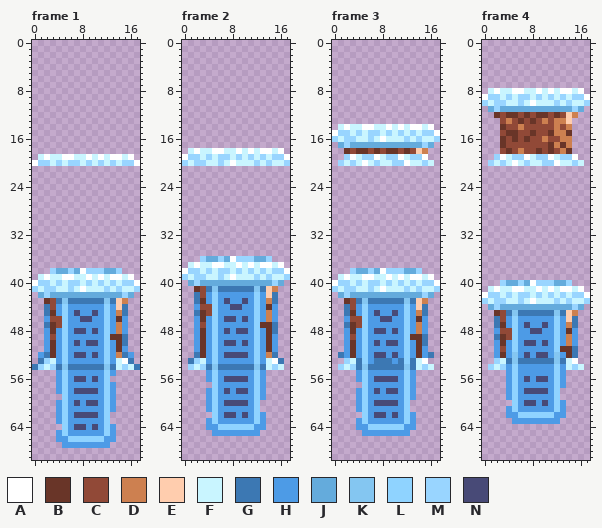
Pixel-art file, stored at Origins/Assets/Levels/Pedestal_hall/World_objects/ItemPedestal.aseprite. The picture above is the old version.
18x70 pixels, 17 frames. Shown: frame 1, frame 2, frame 3, frame 4. The old version is drawn lined up with the new one. The commit also changed other frames, which this record leaves out.
Visible layers, top first: "Opening", "Activation".
Palette (. is transparent): A #ffffff  B #693528  C #914937  D #cd8050  E #ffcdae  F #c9f5ff  G #3c78b3  H #4d9be6  J #64abdc  K #84c6f1  L #8fd3ff  M #99d5ff  N #484a77
Pixels before, frame 1, first column x 0:
19 .FAFFAAFFAFAFAAFA.
20 AMMFMFMMFMFMFMFMMA
21 ..................
22 ..................
23 ..................
24 ..................
25 ..................
26 ..................
27 ..................
28 ..................
29 ..................
30 ..................
31 ..................
32 ..................
33 ..................
34 ..................
35 ..................
36 ..................
37 ..................
38 ...MJJMJAMMMJJM...
39 .FAFFAAFFAFAFAAFA.
40 AMMFMFMMFMFMFMFMMA
41 MFMMFFMFAFFFMFMFFM
42 .JMJJJJJJJJJJJJMJ.
43 ..BCGKGGGGGGKGED..
44 ..GCHLHHHHHHLHEG..
45 ..GBHLHNHHNHLHDG..
46 ..HCCLHHNNHHLHBH..
47 ..GBCLHHHHHHLHDH..
48 ..HBHLHNNHNHLHDH..
49 ..HCHLHHHHHHLBBG..
50 ..HBHLHNHNNHLHBG..
51 ..HBHLHHHHHHLHBH..
52 .HGBHLHNNHNHLHDGH.
53 .GMFHLHHHHHHLHFAG.
54 GMFMGKGGGGGGKGFMFG
55 ....HLHHHHHHLH....
56 ....HLHNNHNHL.....
57 ....HLHHHHHHLH....
58 ....HLHNNNNHLH....
59 .....LHHHHHHLH....
60 ....HLHNHNNHLH....
61 ....HLHHHHHHLH....
62 ....HLHNNNNHL.....
63 ....HLHHHHHHL.....
64 .....LHNNHNHLH....
65 ....HLHHHHHHLH....
66 ....HHLLLLLLHH....
67 .....HHHHHHHH.....
Pixels before, frame 2, first column x 0:
18 .FAFFAAFFAFAFAAFA.
19 AMMFMFMMFMFMFMFMMA
20 MFMMFFMFAFFFMFMFFM
21 ..................
22 ..................
23 ..................
24 ..................
25 ..................
26 ..................
27 ..................
28 ..................
29 ..................
30 ..................
31 ..................
32 ..................
33 ..................
34 ..................
35 ..................
36 ...MJJMJAMMMJJM...
37 .FAFFAAFFAFAFAAFA.
38 AMMFMFMMFMFMFMFMMA
39 MFMMFFMFAFFFMFMFFM
40 .JMJJJJJJJJJJJJMJ.
41 ..BCGKGGGGGGKGED..
42 ..GCHLHHHHHHLHEG..
43 ..GBHLHNHHNHLHDG..
44 ..HCCLHHNNHHLHBH..
45 ..GBCLHHHHHHLHDH..
46 ..HBHLHNNHNHLHDH..
47 ..HCHLHHHHHHLBBG..
48 ..HBHLHNHNNHLHBG..
49 ..HBHLHHHHHHLHBH..
50 ..HBHLHNNHNHLHBH..
51 ..HBHLHHHHHHLHBH..
52 ..GBHLHNNNNHLHDG..
53 .GMFHLHHHHHHLHFAG.
54 .MFMGKGGGGGGKGFMF.
55 ....HLHHHHHHLH....
56 ....HLHNNNNHLH....
57 .....LHHHHHHLH....
58 ....HLHNHNNHLH....
59 ....HLHHHHHHLH....
60 ....HLHNNNNHL.....
61 ....HLHHHHHHL.....
62 .....LHNNHNHLH....
63 ....HLHHHHHHLH....
64 ....HHLLLLLLHH....
65 .....HHHHHHHH.....
Pixels before, frame 3, first column x 0:
14 .FAFFAAFFAFAFAAFA.
15 AMMFMFMMFMFMFMFMMA
16 MFMMFFMFAFFFMFMFFM
17 .JMJJJJJJJJJJJJMJ.
18 ..BCBBCBCBBCBCED..
19 ..MAFMMAFMMAFMMA..
20 .MFMFAFMFFMMAFFMF.
21 ..................
22 ..................
23 ..................
24 ..................
25 ..................
26 ..................
27 ..................
28 ..................
29 ..................
30 ..................
31 ..................
32 ..................
33 ..................
34 ..................
35 ..................
36 ..................
37 ..................
38 ...MJJMJAMMMJJM...
39 .FAFFAAFFAFAFAAFA.
40 AMMFMFMMFMFMFMFMMA
41 MFMMFFMFAFFFMFMFFM
42 .JMJJJJJJJJJJJJMJ.
43 ..BCGKGGGGGGKGED..
44 ..GCHLHHHHHHLHEG..
45 ..GBHLHNHHNHLHDG..
46 ..HCCLHHNNHHLHBH..
47 ..GBCLHHHHHHLHDH..
48 ..HBHLHNNHNHLHDH..
49 ..HCHLHHHHHHLBBG..
50 ..HBHLHNHNNHLHBG..
51 ..HBHLHHHHHHLHBH..
52 .GHBHLHNNHNHLHBHG.
53 ..MFGLHGGGHGLGFA..
54 .MFMGKGGGGGGKGFMF.
55 ....HLHHHHHHLH....
56 ....HLHNNNNHLH....
57 .....LHHHHHHLH....
58 ....HLHNHNNHLH....
59 ....HLHHHHHHLH....
60 ....HLHNNNNHL.....
61 ....HLHHHHHHL.....
62 .....LHNNHNHLH....
63 ....HLHHHHHHLH....
64 ....HHLLLLLLHH....
65 .....HHHHHHHH.....
Pixels before, frame 4, first column x 0:
 8 .FAFFAAFFAFAFAAFA.
 9 AMMFMFMMFMFMFMFMMA
10 MFMMFFMFAFFFMFMFFM
11 .JMJJJJJJJJJJJJMJ.
12 ..BCBBCBCBBCBCED..
13 ...CDCBCBCDCDDE...
14 ...BCCDCCCCCDCD...
15 ...CBBCCBCCBDDB...
16 ...BCBCBCCDCCDD...
17 ...BCCCCCCCBDBD...
18 ...CBCDCCBCBCDB...
19 ..MAFMMAFMMAFMMA..
20 .MFMFAFMFFMMAFFMF.
21 ..................
22 ..................
23 ..................
24 ..................
25 ..................
26 ..................
27 ..................
28 ..................
29 ..................
30 ..................
31 ..................
32 ..................
33 ..................
34 ..................
35 ..................
36 ..................
37 ..................
38 ..................
39 ..................
40 ...MJJMJAMMMJJM...
41 .FAFFAAFFAFAFAAFA.
42 AMMFMFMMFMFMFMFMMA
43 MFMMFFMFAFFFMFMFFM
44 .JMJJJJJJJJJJJJMJ.
45 ..BCGKGGGGGGKGED..
46 ..GCHLHHHHHHLHEG..
47 ..GBHLHNHHNHLHDG..
48 ..HCCLHHNNHHLHBH..
49 ..GBCLHHHHHHLHDH..
50 ..HBHLHNNHNHLHDH..
51 ..HCHLHHHHHHLBBG..
52 ..HBHKHNHNNHKHBG..
53 ..MFGKGGGGGGKGFA..
54 .MFMHLHHHHHHLHFMF.
55 ....HLHHHHHHLH....
56 ....HLHNHNNHLH....
57 ....HLHHHHHHLH....
58 ....HLHNNNNHL.....
59 ....HLHHHHHHL.....
60 .....LHNNHNHLH....
61 ....HLHHHHHHLH....
62 ....HHLLLLLLHH....
63 .....HHHHHHHH.....
After:
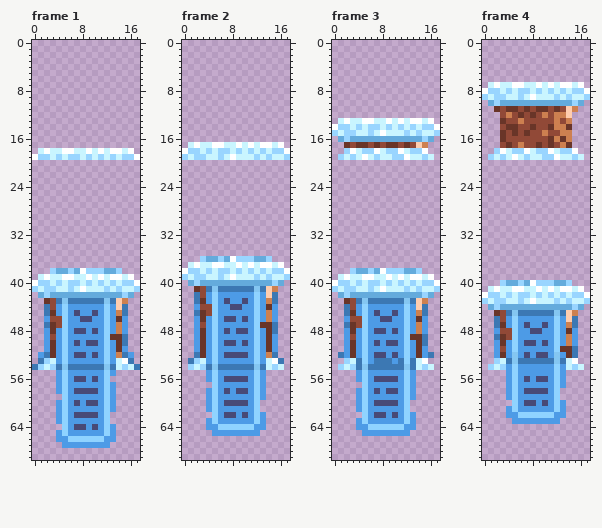
What changed:
whole drawing moved by +0,+1 (the old picture is shown already moved)
Frame 1:
y 18: x 1..16 ................ -> FAFFAAFFAFAFAAFA
y 19: x 0..2 .FA -> AMM; x 4..7 FAAF -> MFMM; x 9 A -> M; x 11 A -> M; x 13..17 AAFA. -> MFMMA
y 20: x 0..17 AMMFMFMMFMFMFMFMMA -> ..................
Frame 2:
y 17: x 1..16 ................ -> FAFFAAFFAFAFAAFA
y 18: x 0..2 .FA -> AMM; x 4..7 FAAF -> MFMM; x 9 A -> M; x 11 A -> M; x 13..17 AAFA. -> MFMMA
y 19: x 0..1 AM -> MF; x 3..4 FM -> MF; x 7..9 MFM -> FAF; x 11..17 MFMFMMA -> FMFMFFM
y 20: x 0..17 MFMMFFMFAFFFMFMFFM -> ..................
Frame 3:
y 13: x 1..16 ................ -> FAFFAAFFAFAFAAFA
y 14: x 0..2 .FA -> AMM; x 4..7 FAAF -> MFMM; x 9 A -> M; x 11 A -> M; x 13..17 AAFA. -> MFMMA
y 15: x 0..1 AM -> MF; x 3..4 FM -> MF; x 7..9 MFM -> FAF; x 11..17 MFMFMMA -> FMFMFFM
y 16: x 0..1 MF -> .J; x 3..17 MFFMFAFFFMFMFFM -> JJJJJJJJJJJJMJ.
y 17: x 1..16 JMJJJJJJJJJJJJMJ -> .BCBBCBCBBCBCED.
y 18: x 2..15 BCBBCBCBBCBCED -> MAFMMAFMMAFMMA
y 19: x 1..3 .MA -> MFM; x 5..7 MMA -> AFM; x 9 M -> F; x 11..16 AFMMA. -> MAFFMF
y 20: x 1..16 MFMFAFMFFMMAFFMF -> ................
Frame 4:
y 7: x 1..16 ................ -> FAFFAAFFAFAFAAFA
y 8: x 0..2 .FA -> AMM; x 4..7 FAAF -> MFMM; x 9 A -> M; x 11 A -> M; x 13..17 AAFA. -> MFMMA
y 9: x 0..1 AM -> MF; x 3..4 FM -> MF; x 7..9 MFM -> FAF; x 11..17 MFMFMMA -> FMFMFFM
y 10: x 0..1 MF -> .J; x 3..17 MFFMFAFFFMFMFFM -> JJJJJJJJJJJJMJ.
y 11: x 1..16 JMJJJJJJJJJJJJMJ -> .BCBBCBCBBCBCED.
y 12: x 2 B -> .; x 4..10 BBCBCBB -> DCBCBCD; x 12..13 BC -> DD; x 15 D -> .
y 13: x 3..4 CD -> BC; x 6 B -> D; x 8 B -> C; x 10 D -> C; x 13..14 DE -> CD
y 14: x 3..6 BCCD -> CBBC; x 8 C -> B; x 11 C -> B; x 13..14 CD -> DB
y 15: x 3..4 CB -> BC; x 7..8 CB -> BC; x 10..12 CBD -> DCC; x 14 B -> D
y 16: x 5 B -> C; x 7 B -> C; x 10..13 DCCD -> CBDB
y 17: x 3..4 BC -> CB; x 6 C -> D; x 9 C -> B; x 12..14 DBD -> CDB
y 18: x 2..15 .CBCDCCBCBCDB. -> MAFMMAFMMAFMMA
y 19: x 1..3 .MA -> MFM; x 5..7 MMA -> AFM; x 9 M -> F; x 11..16 AFMMA. -> MAFFMF
y 20: x 1..16 MFMFAFMFFMMAFFMF -> ................
